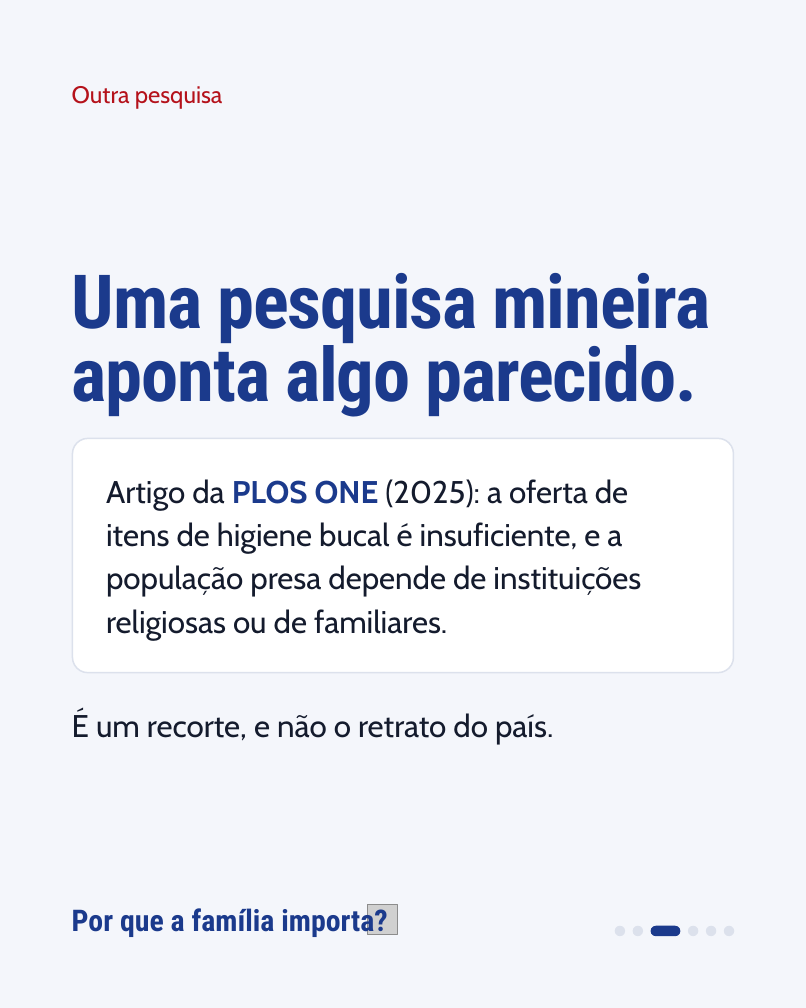
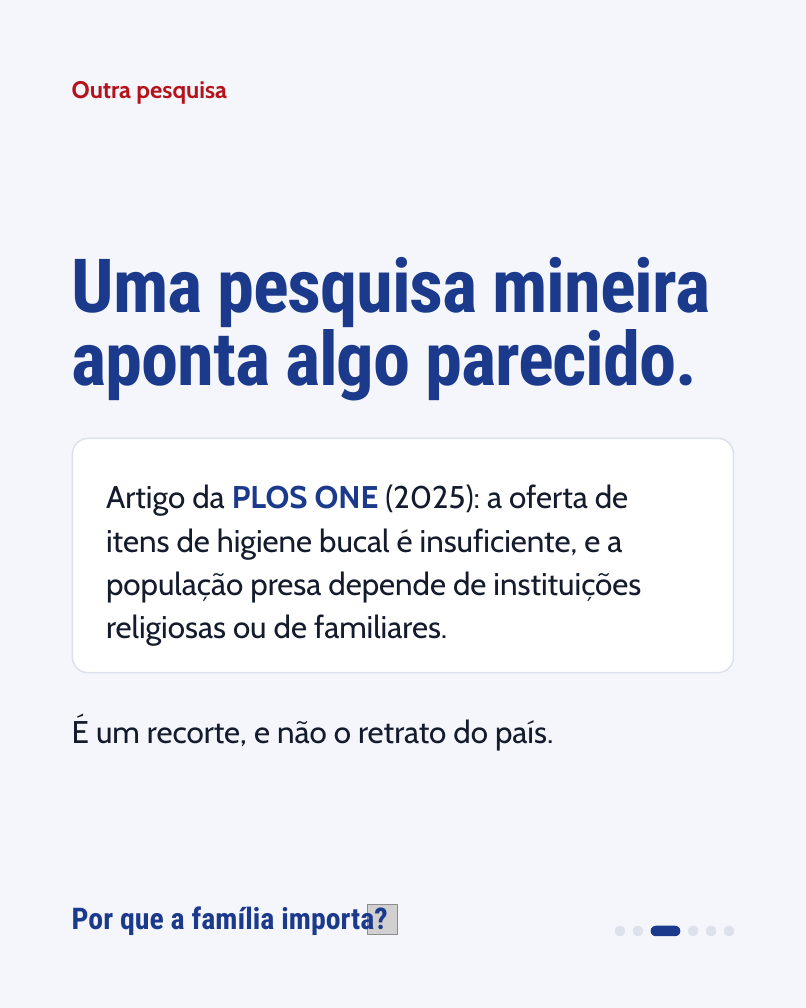
Before and after one commit to GabrielMedici/Efeito-Rebote, a slide deck: slide 3 of entregas/posts/site/kit/editavel/efeito-rebote-seg-19-10.pptx. Drawn at 806x1008 pixels with LibreOffice and Linux fonts; fonts in the diff are those of the drawing; grey boxes stand for pictures. Boxes give left, top, right and bottom in pixels: in the first picture for what was removed or moved away, otherwise in the second. Text is boxed around its words. In the diff, an @@ line names an element or a change of style, - is before the commit and + after.

```diff
--- a/entregas/posts/site/kit/editavel/efeito-rebote-seg-19-10.pptx
+++ b/entregas/posts/site/kit/editavel/efeito-rebote-seg-19-10.pptx
@@ text "Outra pesquisa" at [72, 81, 227, 104]: bold on @@
@@ text "Uma pesquisa mineira aponta algo ...": place and size @@
-text "Uma pesquisa mineira aponta algo ..." at [72, 273, 710, 417]
+text "Uma pesquisa mineira aponta algo ..." at [72, 257, 710, 401]
@@ text "Artigo da PLOS ONE (2025): ...": place and size @@
-text "Artigo da PLOS ONE (2025): ..." at [106, 479, 641, 640]
+text "Artigo da PLOS ONE (2025): ..." at [106, 484, 641, 645]
@@ text "É um recorte, e não ...": place and size @@
-text "É um recorte, e não ..." at [72, 710, 553, 744]
+text "É um recorte, e não ..." at [72, 716, 553, 750]
```
Also in this commit, not shown: 5 other slides changed, 18 other files.
